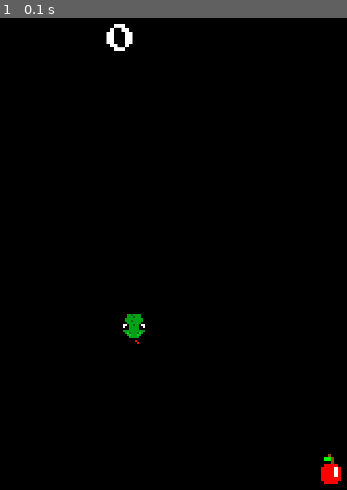
Above: before the commit, frame 1.
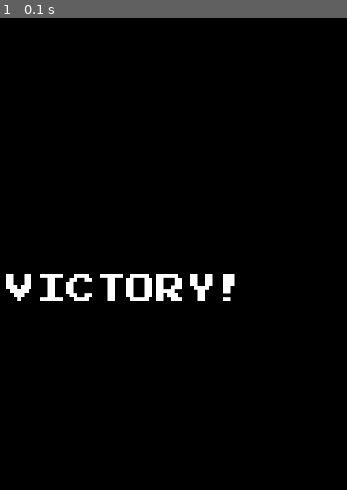
Above: after the commit, the same moment.

Repository: LUDUSLab/stem-games
Game: pygame game, started from ronald.boadana/snake/snake_ronald-boadana.py
Same seed, same stepped clock (60 frames per second), same inputs: the game is played once before the commit and once after it.
Inputs:
- Up to frame 1 (0.1 s): no input

The runs differ from the first frame. In frame 1, 2.5% of the frame differs, in the area x 1-99%, y 1-99%.

Commit message:
victory condition and sound effect added

Diff:
--- a/ronald.boadana/snake/snake_ronald-boadana.py
+++ b/ronald.boadana/snake/snake_ronald-boadana.py
@@ -2,12 +2,16 @@
 import random
 
 # Powered by Ronald Boadana
+# game over sound available in https://freesound.org/people/EVRetro/sounds/533034/
+# snake death sound available in https://freesound.org/people/jeckkech/sounds/391653/
+# eating apple sound available in
+# https://freesound.org/people/lulyc/sounds/346116/download/346116__lulyc__retro-game-heal-sound.wav
 
 pygame.init()
 
 # set the scores
 max_score = 10
-player_score = 0
+player_score = 10
 
 # set the colors and screen
 color_black = (0, 0, 0)
@@ -23,7 +27,12 @@
 
 # drawing apple
 apple = pygame.image.load('../snake/assets/ronald.boadana_apple.png')
-apple_pos = (random.randint(0, 590) // 10 * 10, random.randint(0, 590) // 10 * 10)
+apple_pos = (random.randint(10, 560) // 10 * 10, random.randint(10, 560) // 10 * 10)
+
+# sounds
+game_over_sound = pygame.mixer.Sound('../snake/assets/game-over-sound.wav')
+eating_apple_sound = pygame.mixer.Sound('../snake/assets/eating-apple-sound.wav')
+# snake_death_sound = pygame.mixer.Sound('../snake/assets/snake-death-sound.wav')
 
 # score text
 score_font = pygame.font.Font('../snake/assets/PressStart2P.ttf', 30)
@@ -37,6 +46,12 @@
 defeat_text_rect = score_text.get_rect()
 defeat_text_rect.center = (175, 275)
 
+# victory text
+victory_font = pygame.font.Font('../snake/assets/PressStart2P.ttf', 30)
+victory_text = defeat_font.render('VICTORY!', True, color_white, color_black)
+victory_text_rect = score_text.get_rect()
+victory_text_rect.center = (200, 275)
+
 # conditions to snake can move
 direction_x, direction_y = 10, 10
 
@@ -45,8 +60,7 @@
 while game_on:
     for event in pygame.event.get():
         if event.type == pygame.QUIT:
-            pygame.quit()
-
+            game_on = False
         # mapping keys
         if event.type == pygame.KEYDOWN:
             if event.key == pygame.K_w:
@@ -62,14 +76,18 @@
                 snake_x += direction_x
                 snake = pygame.image.load('../snake/assets/ronald.boadana_snakehead-right.png')
         print(snake_x, snake_y)
+        print(apple_pos)
 
-        # victory condition
+    # victory condition
         if player_score < max_score:
-            if snake_x == apple_pos:
+
+            screen.fill(color_black)
+            if (snake_x and snake_y) == apple_pos:
                 player_score += 1
-                apple_pos = (random.randint(0, 590) // 1010, random.randint(0, 590) // 1010)
+                eating_apple_sound.play()
+                print(player_score)
 
-            score_text = score_font.render(str(player_score), True, color_white, color_black)
+        score_text = score_font.render(str(player_score), True, color_white, color_black)
 
     screen.blit(score_text, score_text_rect)
     screen.blit(snake, (snake_x, snake_y))
@@ -79,8 +97,17 @@
     if (snake_x == 0) or (snake_y == 40) or (snake_x == 570) or (snake_y == 570):
         screen.fill(color_black)
         screen.blit(defeat_text, defeat_text_rect)
+        game_over_sound.play()
+
+    # when the player wins the game
+    if player_score == 10:
+        screen.fill(color_black)
+        screen.blit(victory_text, victory_text_rect)
+
 
     pygame.display.update()
     # updating screen
     screen.fill(color_black)
     game_clock.tick(90)
+
+pygame.quit()
